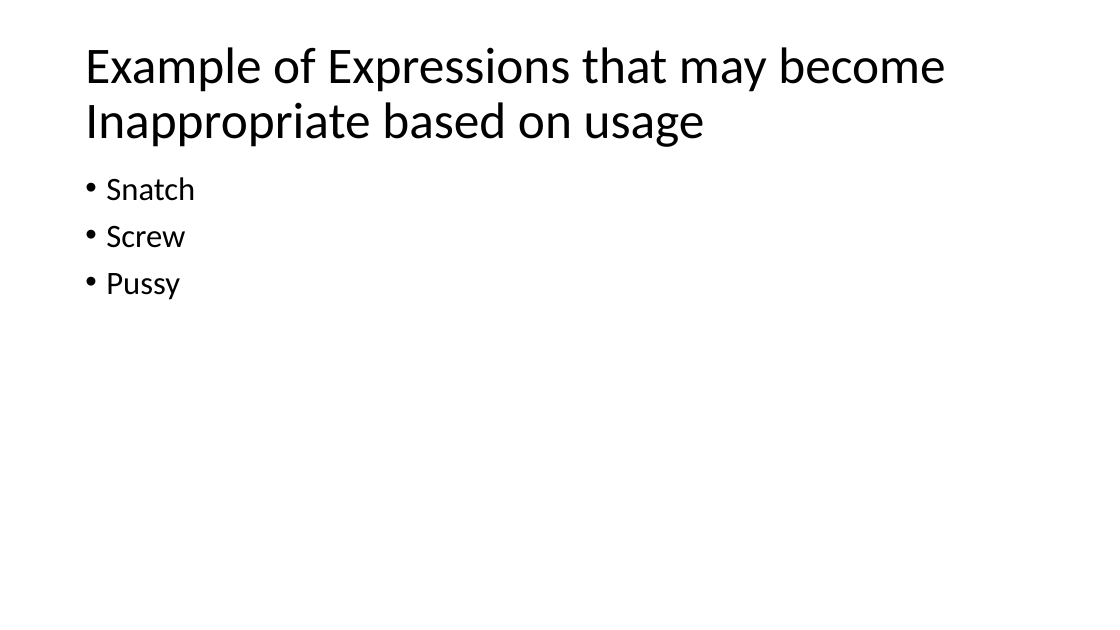
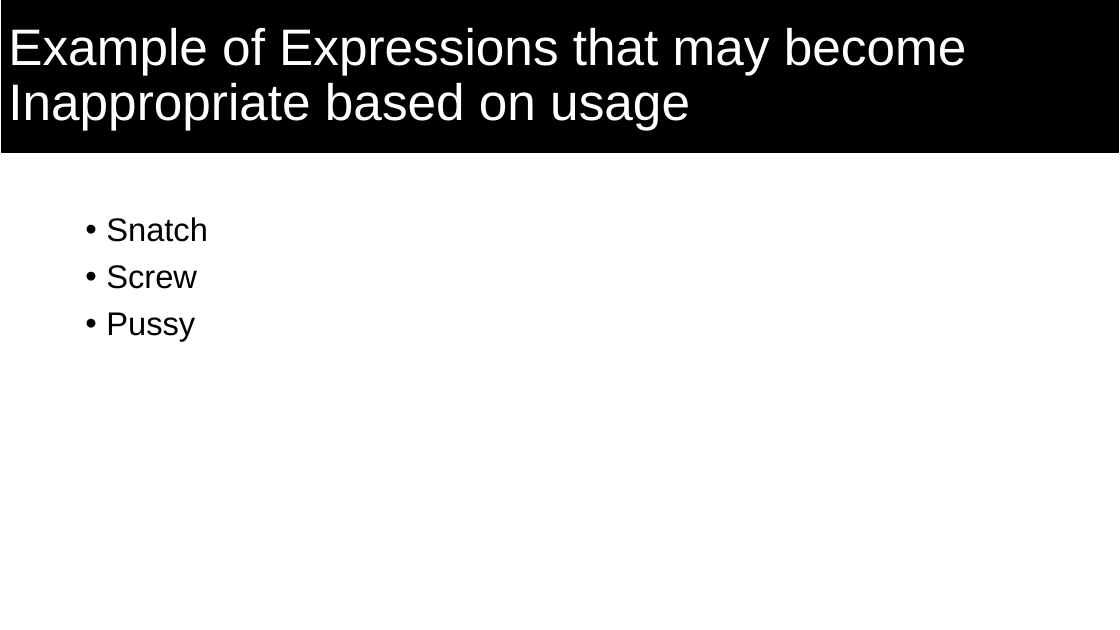
Before and after one commit to DimensionalRobos/InappExp, a slide deck: slide 5 of pptx/ThesisProposal.pptx. Drawn at 1120x630 pixels with LibreOffice and Linux fonts; fonts in the diff are those of the drawing. Boxes give left, top, right and bottom in pixels: in the first picture for what was removed or moved away, otherwise in the second. Text is boxed around its words. In the diff, an @@ line names an element or a change of style, - is before the commit and + after.

Commit message:
*PPT format

```diff
--- a/pptx/ThesisProposal.pptx
+++ b/pptx/ThesisProposal.pptx
@@ title "Example of Expressions that may ...": place and size @@
-title "Example of Expressions that may ..." at (85,47,945,147)
+title "Example of Expressions that may ..." at (0,0,1120,155)
@@ title "Example of Expressions that may ..." at (0,0,1120,155): font Calibri to Arial, text colour #000000 to #FFFFFF; fill none to #000000; outline none to #FFFFFF 1.5 pt @@
@@ text "Snatch": place and size @@
-text "Snatch" at (106,177,195,300)
+text "Snatch" at (106,217,208,341)
@@ text "Snatch" at (106,217,208,341): font Calibri to Arial @@
```
Also in this commit, not shown: 1 other slide changed.
